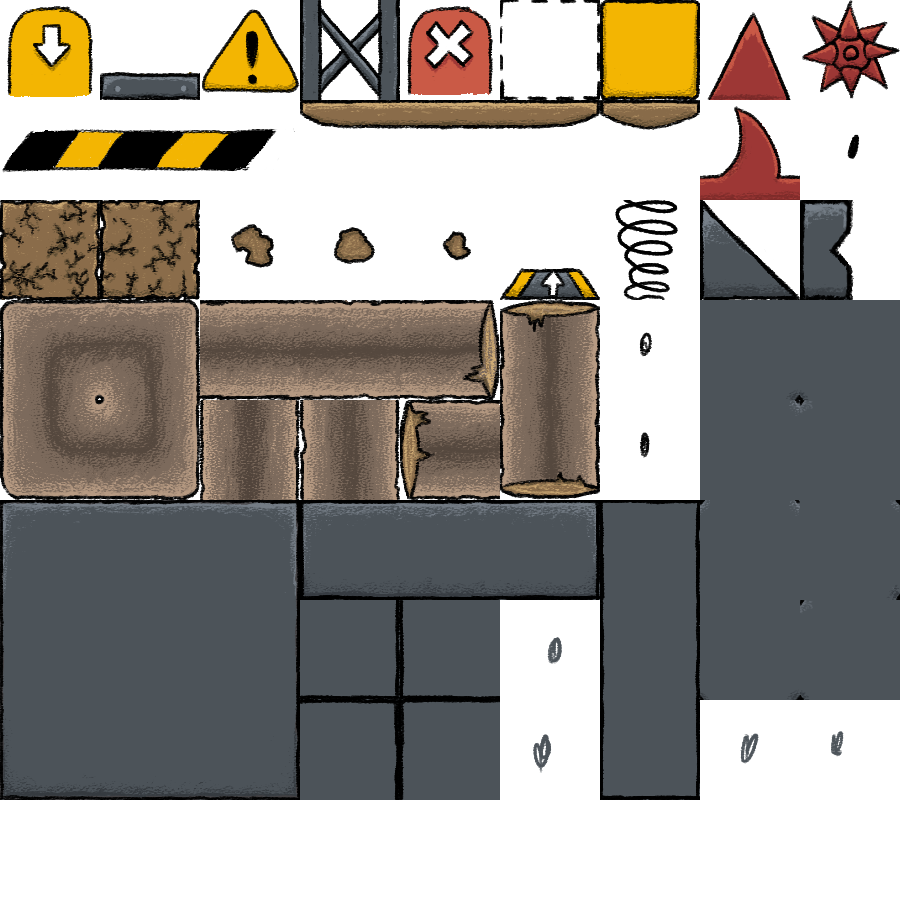
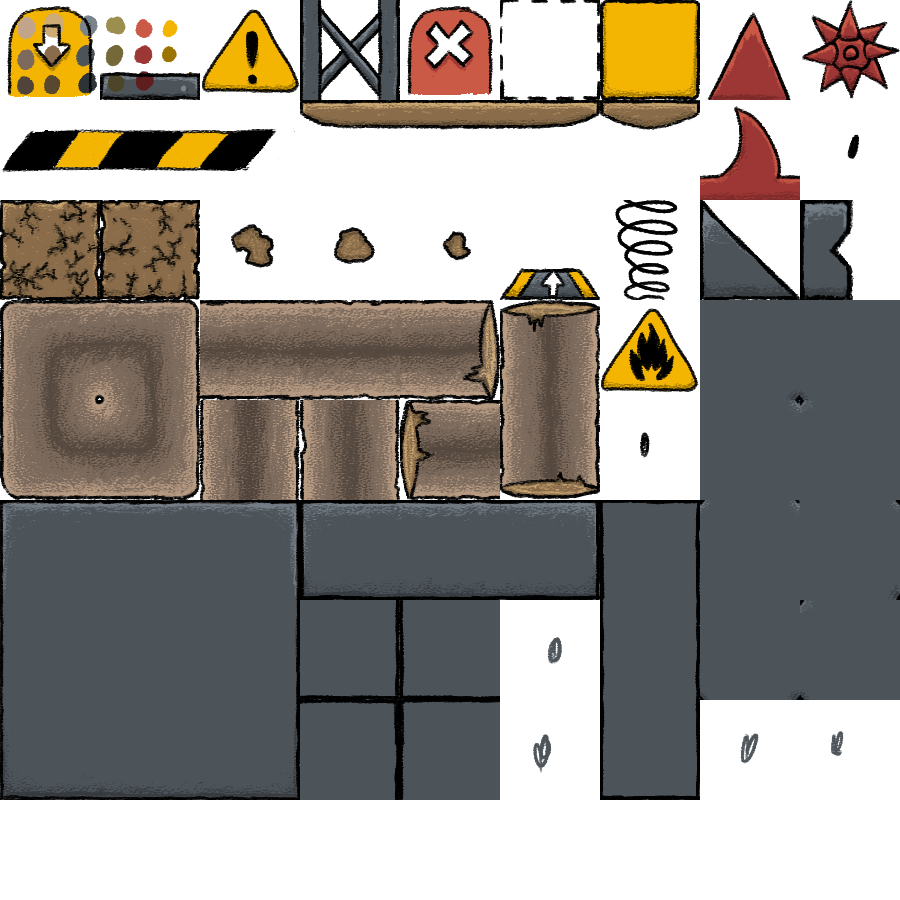
Layer changes from the first 900x900 image to the second:
added layer "Fire Symbol" above "Fire Sign" over [628, 322, 675, 382]
added layer "Fire Sign" above "Corners" over [600, 308, 699, 393]
showed "Color Palette" over [17, 13, 178, 96]
